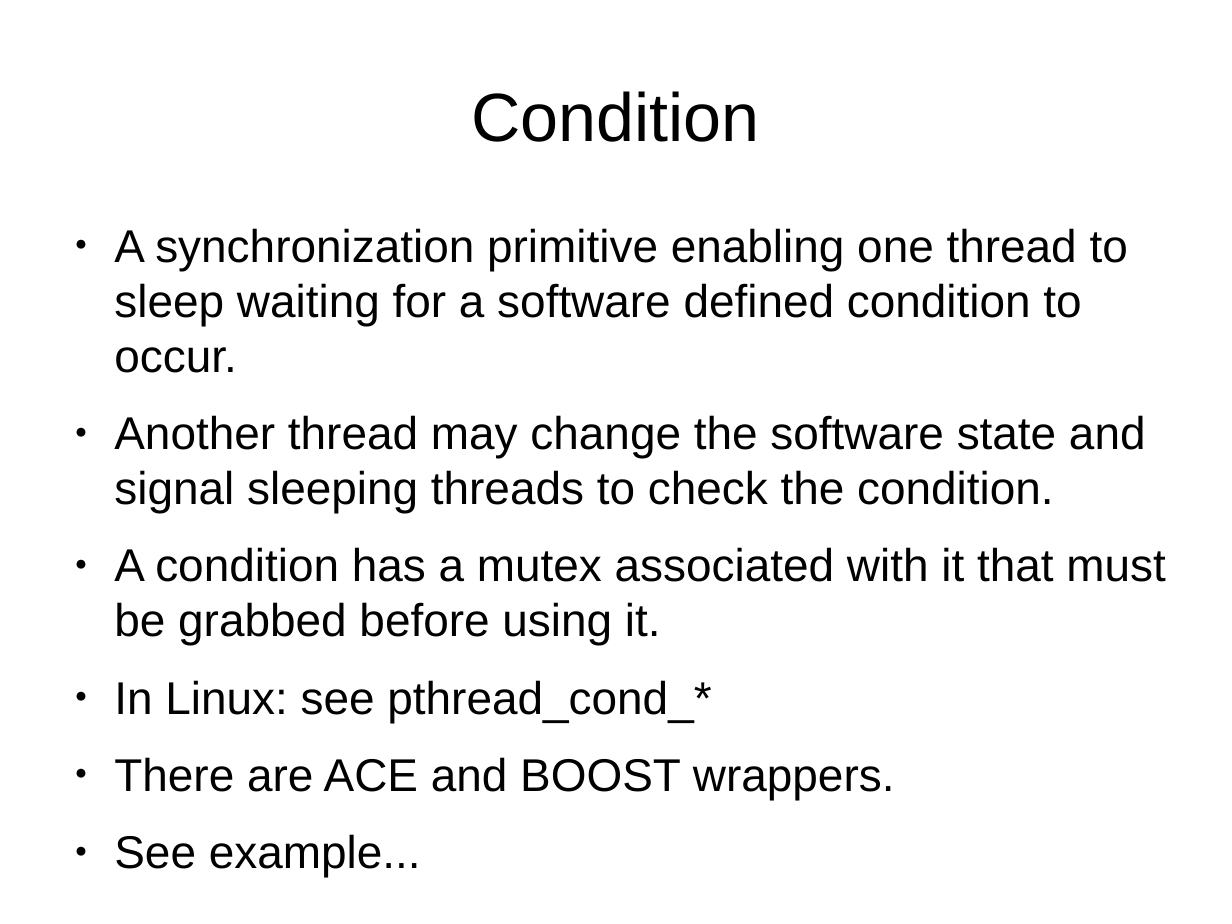
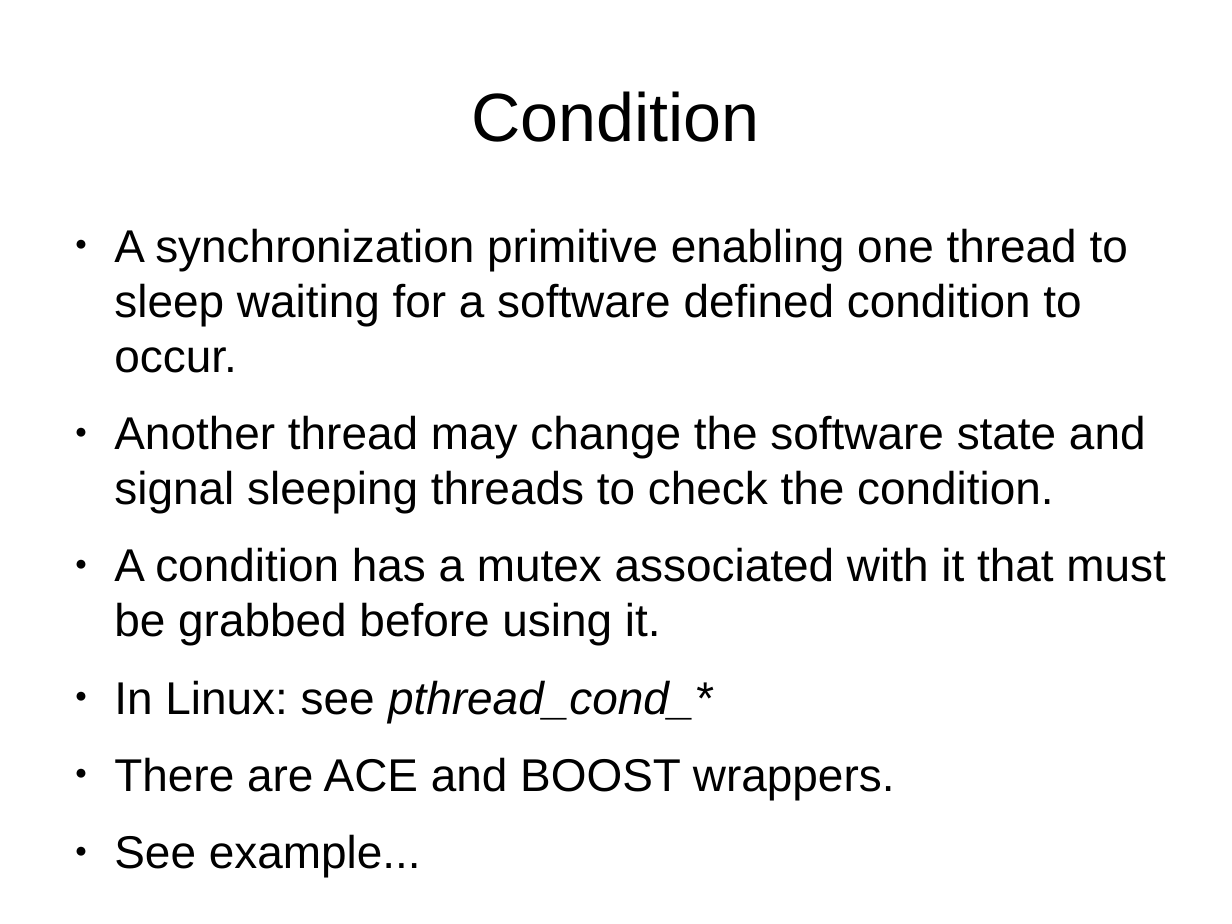
Before and after one commit to veltzer/demos-linux, a slide deck: slide 63 of doc/odp/multicore.odp. Drawn at 1232x924 pixels with LibreOffice and Linux fonts; fonts in the diff are those of the drawing. Boxes give left, top, right and bottom in pixels: in the first picture for what was removed or moved away, otherwise in the second. Text is boxed around its words. In the diff, an @@ line names an element or a change of style, - is before the commit and + after.

```diff
--- a/doc/odp/multicore.odp
+++ b/doc/odp/multicore.odp
@@ text at <box>114,680,712,723</box>: italic on in "pthread_cond_*" @@
```
Also in this commit, not shown: 2 other slides changed, 3 other files.
